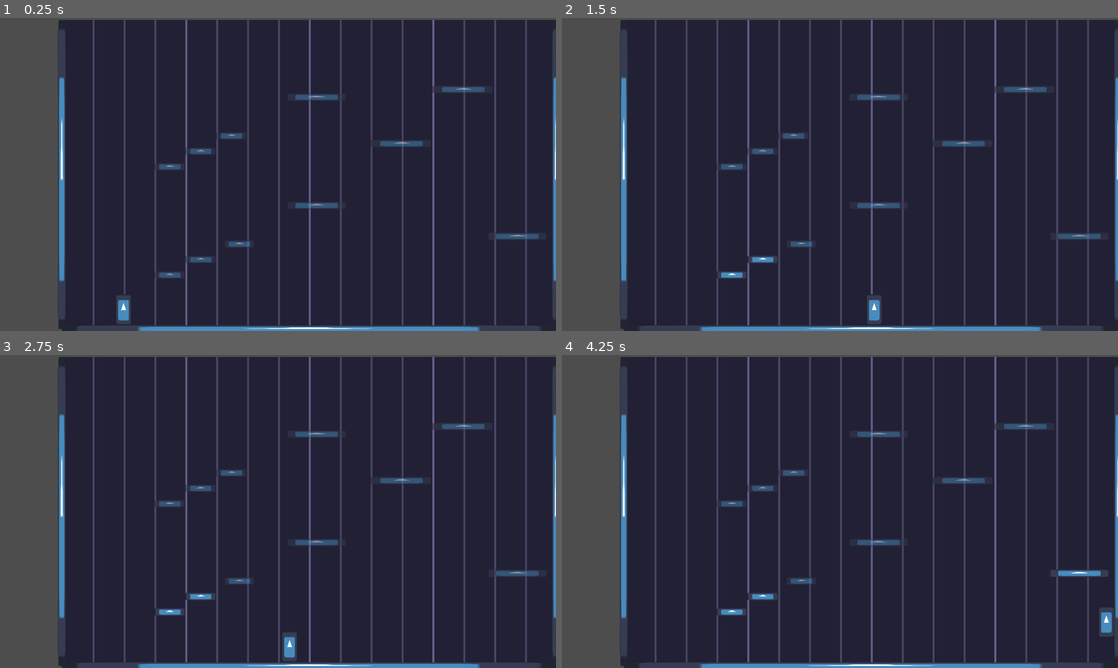
Above: before the commit, frames 1-4 (two rows, left to right).
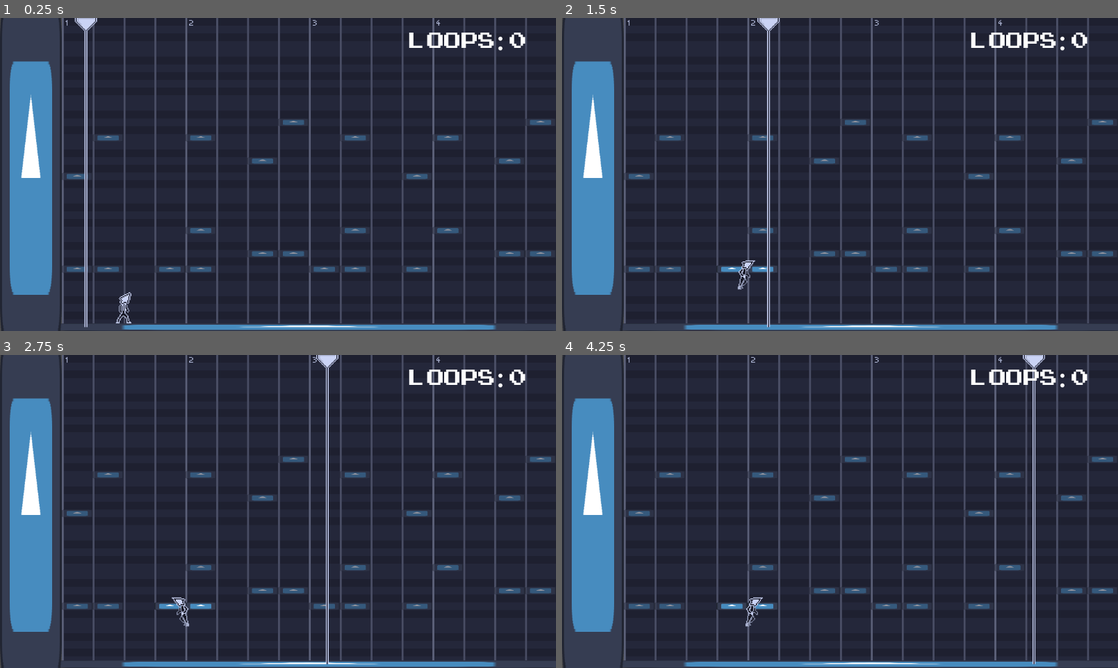
Above: after the commit, the same moments.

Repository: Shock9616/Midi-Madness
Game: Godot game, scene res://scenes/game.tscn
Two runs of this game, one before a commit and one after it. Both use one fixed random seed, a clock stepped at 60 frames per second and the inputs below. The engine's default icon, where the game draws it, is replaced by a stand-in: a white triangle on a blue panel in a dark square.
Inputs:
- Up to frame 1 (0.25 s): no input
- Up to frame 2 (1.5 s): hold D (move_right) from 0.53 s (still down); tap Space (jump) at 0.77 s
- Up to frame 3 (2.75 s): tap Space (jump) at 1.52 s; release D (move_right) at 2.03 s; hold A (move_left) from 2.03 s (still down)
- Up to frame 4 (4.25 s): release A (move_left) at 2.78 s; hold D (move_right) from 2.78 s (still down); tap Space (jump) at 3.02, 3.77 s

The runs differ from the first frame. In frame 1, 13% of the frame differs, in the area x 0-100%, y 0-100%; in frame 2, 13%; in frame 3, 13%; in frame 4, 14%.

Commit message:
Add note playing/animations/etc.

Diff:
--- /dev/null
+++ b/Assets/Shaders/CRT.gdshader
@@ -0,0 +1,31 @@
+shader_type canvas_item;
+uniform sampler2D ST : hint_screen_texture, filter_linear_mipmap_anisotropic;
+uniform vec4 scanline_color : source_color = vec4(0, 0, 0, 1);
+uniform vec4 flicker_color : source_color = vec4(0, 0, 0, 1);
+uniform float scanlines_count = 10.0;
+uniform float scanlines_intensity = 0.05;
+uniform float flicker_speed = 30.0;
+uniform float flicker_intensity : hint_range(0.0, 1.0, 0.001) = 0.025;
+uniform float color_offset = 1.5;
+uniform float blur = 0.15;
+
+void fragment() {
+	vec2 pixel_size = 1.0 / vec2(textureSize(ST, 0));
+	float offset = color_offset * pixel_size.x;
+
+	// chromatic aberration
+	float channel_r = textureLod(ST, SCREEN_UV + vec2(offset, 0.0), blur).r;
+	float channel_g = textureLod(ST, SCREEN_UV, blur).g;
+	float channel_b = textureLod(ST, SCREEN_UV + vec2(-offset, 0.0), blur).b;
+	vec4 aberrate = vec4(channel_r, channel_g, channel_b, 1.0);
+
+	// scanline flicker
+	float mix_value = sin((UV.y - (TIME * flicker_speed)) * 10.0) * flicker_intensity;
+	vec4 flicker = mix(aberrate, flicker_color, mix_value);
+
+	// scanlines
+	float scanlines = sin(FRAGCOORD.y * scanlines_count) * scanlines_intensity;
+	vec4 final = mix(flicker, scanline_color, scanlines);
+
+	COLOR = final;
+}
--- /dev/null
+++ b/scenes/Playhead.tscn
@@ -0,0 +1,18 @@
+[gd_scene load_steps=3 format=3 uid="uid://dpd2gaib5145o"]
+
+[ext_resource type="Texture2D" uid="uid://dd6wa2qecus28" path="res://Assets/Sprites/Playhead.png" id="1_b8e1q"]
+
+[sub_resource type="RectangleShape2D" id="RectangleShape2D_mecu3"]
+size = Vector2(16, 320)
+
+[node name="Playhead" type="Node2D"]
+texture_filter = 1
+
+[node name="PlayheadArea" type="Area2D" parent="."]
+
+[node name="PlayheadAreaCollision" type="CollisionShape2D" parent="PlayheadArea"]
+scale = Vector2(0.19, 1)
+shape = SubResource("RectangleShape2D_mecu3")
+
+[node name="PlayheadSprite" type="Sprite2D" parent="."]
+texture = ExtResource("1_b8e1q")
--- a/scenes/game.tscn
+++ b/scenes/game.tscn
@@ -1,84 +1,180 @@
-[gd_scene load_steps=5 format=3 uid="uid://deu5lme6rmsoi"]
+[gd_scene load_steps=12 format=3 uid="uid://deu5lme6rmsoi"]
 
 [ext_resource type="PackedScene" uid="uid://cl48p7tu2qr2b" path="res://Scenes/Wall.tscn" id="1_qbsmt"]
 [ext_resource type="PackedScene" uid="uid://17af5v3kbeu3" path="res://Scenes/Player.tscn" id="2_cpr0p"]
+[ext_resource type="Script" uid="uid://dko2fvcj6sq8a" path="res://Scripts/PlatformsCheck.gd" id="2_fgofq"]
 [ext_resource type="PackedScene" uid="uid://15wcao4csrbm" path="res://Scenes/Platform.tscn" id="2_kldst"]
-[ext_resource type="Texture2D" uid="uid://dsmiyq3nbphgs" path="res://Assets/PlaceholderBackground.png" id="3_j5yw3"]
+[ext_resource type="Texture2D" uid="uid://bm8crv1njjrrr" path="res://Assets/Sprites/Background.png" id="4_bf53h"]
+[ext_resource type="Texture2D" uid="uid://tv0vxqsidfhj" path="res://icon.svg" id="5_b2bpf"]
+[ext_resource type="PackedScene" uid="uid://dpd2gaib5145o" path="res://Scenes/Playhead.tscn" id="5_bf53h"]
+[ext_resource type="Shader" uid="uid://cm24keymq487c" path="res://Assets/Shaders/CRT.gdshader" id="6_7lihs"]
+[ext_resource type="Script" uid="uid://dygrucinlde21" path="res://Scripts/Playhead.gd" id="6_71axn"]
+[ext_resource type="FontFile" uid="uid://decuku0engys5" path="res://Assets/Fonts/ARCADECLASSIC.TTF" id="9_71axn"]
 
-[node name="Root" type="Node2D"]
+[sub_resource type="ShaderMaterial" id="ShaderMaterial_fgofq"]
+shader = ExtResource("6_7lihs")
+shader_parameter/scanline_color = Color(0, 0, 0, 1)
+shader_parameter/flicker_color = Color(0, 0, 0, 1)
+shader_parameter/scanlines_count = 10.0
+shader_parameter/scanlines_intensity = 0.05
+shader_parameter/flicker_speed = 30.0
+shader_parameter/flicker_intensity = 0.025
+shader_parameter/color_offset = 1.5
+shader_parameter/blur = 0.15
+
+[node name="Stage 1" type="Node2D"]
 texture_filter = 1
 
 [node name="Room" type="Node" parent="."]
 
 [node name="Floor" parent="Room" instance=ExtResource("1_qbsmt")]
 position = Vector2(320, 320)
-scale = Vector2(64, 1)
+scale = Vector2(70, 1)
 
-[node name="LeftWall" parent="Room" instance=ExtResource("1_qbsmt")]
-position = Vector2(64, 160)
-scale = Vector2(1, 40)
-
-[node name="RightWall" parent="Room" instance=ExtResource("1_qbsmt")]
-position = Vector2(576, 160)
-scale = Vector2(1, 40)
+[node name="Background" type="Sprite2D" parent="."]
+position = Vector2(320, 160)
+texture = ExtResource("4_bf53h")
 
 [node name="Platforms" type="Node" parent="."]
+script = ExtResource("2_fgofq")
 
 [node name="Platform" parent="Platforms" instance=ExtResource("2_kldst")]
-position = Vector2(176, 264)
+position = Vector2(64, 256)
 scale = Vector2(4, 1)
 
 [node name="Platform2" parent="Platforms" instance=ExtResource("2_kldst")]
-position = Vector2(328, 192)
-scale = Vector2(8, 1)
-
-[node name="Platform3" parent="Platforms" instance=ExtResource("2_kldst")]
-position = Vector2(880, 528)
-scale = Vector2(16, 1)
+position = Vector2(416, 256)
+scale = Vector2(4, 1)
 
 [node name="Platform4" parent="Platforms" instance=ExtResource("2_kldst")]
-position = Vector2(208, 248)
+position = Vector2(96, 256)
 scale = Vector2(4, 1)
 
 [node name="Platform5" parent="Platforms" instance=ExtResource("2_kldst")]
-position = Vector2(248, 232)
+position = Vector2(160, 256)
 scale = Vector2(4, 1)
 
 [node name="Platform6" parent="Platforms" instance=ExtResource("2_kldst")]
-position = Vector2(176, 152)
+position = Vector2(192, 216)
 scale = Vector2(4, 1)
 
 [node name="Platform7" parent="Platforms" instance=ExtResource("2_kldst")]
-position = Vector2(208, 136)
+position = Vector2(512, 240)
 scale = Vector2(4, 1)
 
 [node name="Platform8" parent="Platforms" instance=ExtResource("2_kldst")]
-position = Vector2(240, 120)
+position = Vector2(448, 216)
 scale = Vector2(4, 1)
 
 [node name="Platform9" parent="Platforms" instance=ExtResource("2_kldst")]
-position = Vector2(328, 80)
-scale = Vector2(8, 1)
+position = Vector2(544, 240)
+scale = Vector2(4, 1)
 
 [node name="Platform10" parent="Platforms" instance=ExtResource("2_kldst")]
-position = Vector2(416, 128)
-scale = Vector2(8, 1)
+position = Vector2(320, 256)
+scale = Vector2(4, 1)
 
 [node name="Platform11" parent="Platforms" instance=ExtResource("2_kldst")]
-position = Vector2(480, 72)
-scale = Vector2(8, 1)
+position = Vector2(352, 216)
+scale = Vector2(4, 1)
 
 [node name="Platform12" parent="Platforms" instance=ExtResource("2_kldst")]
-position = Vector2(536, 224)
-scale = Vector2(8, 1)
+position = Vector2(256, 240)
+scale = Vector2(4, 1)
 
-[node name="PlaceholderBackground" type="Sprite2D" parent="."]
-position = Vector2(320, 160)
-texture = ExtResource("3_j5yw3")
+[node name="Platform13" parent="Platforms" instance=ExtResource("2_kldst")]
+position = Vector2(288, 240)
+scale = Vector2(4, 1)
+
+[node name="Platform3" parent="Platforms" instance=ExtResource("2_kldst")]
+position = Vector2(64, 160)
+scale = Vector2(4, 1)
+
+[node name="Platform14" parent="Platforms" instance=ExtResource("2_kldst")]
+position = Vector2(416, 160)
+scale = Vector2(4, 1)
+
+[node name="Platform15" parent="Platforms" instance=ExtResource("2_kldst")]
+position = Vector2(96, 120)
+scale = Vector2(4, 1)
+
+[node name="Platform16" parent="Platforms" instance=ExtResource("2_kldst")]
+position = Vector2(192, 256)
+scale = Vector2(4, 1)
+
+[node name="Platform17" parent="Platforms" instance=ExtResource("2_kldst")]
+position = Vector2(192, 120)
+scale = Vector2(4, 1)
+
+[node name="Platform18" parent="Platforms" instance=ExtResource("2_kldst")]
+position = Vector2(512, 144)
+scale = Vector2(4, 1)
+
+[node name="Platform19" parent="Platforms" instance=ExtResource("2_kldst")]
+position = Vector2(448, 120)
+scale = Vector2(4, 1)
+
+[node name="Platform20" parent="Platforms" instance=ExtResource("2_kldst")]
+position = Vector2(544, 104)
+scale = Vector2(4, 1)
+
+[node name="Platform21" parent="Platforms" instance=ExtResource("2_kldst")]
+position = Vector2(352, 256)
+scale = Vector2(4, 1)
+
+[node name="Platform22" parent="Platforms" instance=ExtResource("2_kldst")]
+position = Vector2(352, 120)
+scale = Vector2(4, 1)
+
+[node name="Platform23" parent="Platforms" instance=ExtResource("2_kldst")]
+position = Vector2(256, 144)
+scale = Vector2(4, 1)
+
+[node name="Platform24" parent="Platforms" instance=ExtResource("2_kldst")]
+position = Vector2(288, 104)
+scale = Vector2(4, 1)
+
+[node name="Playhead" parent="." instance=ExtResource("5_bf53h")]
+z_index = 2
+position = Vector2(64, 160)
+script = ExtResource("6_71axn")
 
 [node name="Player" parent="." instance=ExtResource("2_cpr0p")]
+z_index = 100
 position = Vector2(128, 280)
 
+[node name="Sprite2D" type="Sprite2D" parent="."]
+z_index = 101
+position = Vector2(32, 160)
+scale = Vector2(0.5, 2.875)
+texture = ExtResource("5_b2bpf")
+
+[node name="UI" type="CanvasLayer" parent="."]
+
+[node name="ScoreCounter" type="Label" parent="UI"]
+unique_name_in_owner = true
+texture_filter = 1
+offset_left = 850.0
+offset_top = 14.0
+offset_right = 1087.0
+offset_bottom = 81.0
+theme_override_fonts/font = ExtResource("9_71axn")
+theme_override_font_sizes/font_size = 64
+text = "Loops: 0"
+
+[node name="CRTShader" type="CanvasLayer" parent="."]
+visible = false
+
+[node name="ColorRect" type="ColorRect" parent="CRTShader"]
+material = SubResource("ShaderMaterial_fgofq")
+anchors_preset = 15
+anchor_right = 1.0
+anchor_bottom = 1.0
+grow_horizontal = 2
+grow_vertical = 2
+
 [node name="GameCamera" type="Camera2D" parent="."]
-position = Vector2(288, 160)
+position = Vector2(288, 162)
 zoom = Vector2(2, 2)
+position_smoothing_enabled = true
+position_smoothing_speed = 10.0
--- a/scenes/platform.tscn
+++ b/scenes/platform.tscn
@@ -1,7 +1,8 @@
-[gd_scene load_steps=5 format=3 uid="uid://15wcao4csrbm"]
+[gd_scene load_steps=6 format=3 uid="uid://15wcao4csrbm"]
 
 [ext_resource type="Script" uid="uid://c5m5u7hv3nj3j" path="res://Scripts/Platform.gd" id="1_8n7cf"]
 [ext_resource type="Texture2D" uid="uid://tv0vxqsidfhj" path="res://icon.svg" id="1_mi635"]
+[ext_resource type="AudioStream" uid="uid://cgb3il83vncfp" path="res://Assets/Samples/EPiano_C1.mp3" id="3_kti7u"]
 
 [sub_resource type="RectangleShape2D" id="RectangleShape2D_s8bxr"]
 size = Vector2(8, 8)
@@ -13,15 +14,22 @@
 script = ExtResource("1_8n7cf")
 
 [node name="PlatformSprite" type="Sprite2D" parent="."]
-position = Vector2(0, 2.08616e-07)
+position = Vector2(4, 4)
 scale = Vector2(0.0625, 0.0625)
 texture = ExtResource("1_mi635")
 
 [node name="Collision" type="CollisionShape2D" parent="."]
+position = Vector2(4, 4)
 shape = SubResource("RectangleShape2D_s8bxr")
 disabled = true
 
 [node name="ActivationDetector" type="Area2D" parent="."]
+position = Vector2(4, 4)
 
 [node name="ActivationCollision" type="CollisionShape2D" parent="ActivationDetector"]
 shape = SubResource("RectangleShape2D_pquxj")
+
+[node name="NotePlayer" type="AudioStreamPlayer" parent="."]
+stream = ExtResource("3_kti7u")
+volume_db = -20.0
+pitch_scale = 2.0
--- a/scenes/player.tscn
+++ b/scenes/player.tscn
@@ -1,21 +1,111 @@
-[gd_scene load_steps=4 format=3 uid="uid://17af5v3kbeu3"]
+[gd_scene load_steps=17 format=3 uid="uid://17af5v3kbeu3"]
 
-[ext_resource type="Script" uid="uid://7jopmier2fvn" path="res://Scripts/player/Player.gd" id="1_onrkg"]
-[ext_resource type="Texture2D" uid="uid://tv0vxqsidfhj" path="res://icon.svg" id="2_i3pqv"]
+[ext_resource type="Script" uid="uid://7jopmier2fvn" path="res://Scripts/Player/Player.gd" id="1_onrkg"]
+[ext_resource type="Texture2D" uid="uid://ckghffg5n4fqx" path="res://Assets/Sprites/Player/PlayerIdle.png" id="2_kyqiw"]
+[ext_resource type="Texture2D" uid="uid://b8n7puxqyfao1" path="res://Assets/Sprites/Player/PlayerRun.png" id="3_gntrk"]
 
 [sub_resource type="RectangleShape2D" id="RectangleShape2D_sh265"]
+size = Vector2(16, 31)
+
+[sub_resource type="AtlasTexture" id="AtlasTexture_gntrk"]
+atlas = ExtResource("2_kyqiw")
+region = Rect2(0, 0, 32, 32)
+
+[sub_resource type="AtlasTexture" id="AtlasTexture_dewec"]
+atlas = ExtResource("2_kyqiw")
+region = Rect2(32, 0, 32, 32)
+
+[sub_resource type="AtlasTexture" id="AtlasTexture_5ixxa"]
+atlas = ExtResource("3_gntrk")
+region = Rect2(0, 0, 32, 32)
+
+[sub_resource type="AtlasTexture" id="AtlasTexture_nn08x"]
+atlas = ExtResource("3_gntrk")
+region = Rect2(32, 0, 32, 32)
+
+[sub_resource type="AtlasTexture" id="AtlasTexture_52ee3"]
+atlas = ExtResource("3_gntrk")
+region = Rect2(64, 0, 32, 32)
+
+[sub_resource type="AtlasTexture" id="AtlasTexture_bhhdu"]
+atlas = ExtResource("3_gntrk")
+region = Rect2(96, 0, 32, 32)
+
+[sub_resource type="AtlasTexture" id="AtlasTexture_megsn"]
+atlas = ExtResource("3_gntrk")
+region = Rect2(128, 0, 32, 32)
+
+[sub_resource type="AtlasTexture" id="AtlasTexture_yoq75"]
+atlas = ExtResource("3_gntrk")
+region = Rect2(160, 0, 32, 32)
+
+[sub_resource type="AtlasTexture" id="AtlasTexture_ksbbd"]
+atlas = ExtResource("3_gntrk")
+region = Rect2(192, 0, 32, 32)
+
+[sub_resource type="AtlasTexture" id="AtlasTexture_glx4g"]
+atlas = ExtResource("3_gntrk")
+region = Rect2(224, 0, 32, 32)
+
+[sub_resource type="SpriteFrames" id="SpriteFrames_5ixxa"]
+animations = [{
+"frames": [{
+"duration": 1.0,
+"texture": SubResource("AtlasTexture_gntrk")
+}, {
+"duration": 1.0,
+"texture": SubResource("AtlasTexture_dewec")
+}],
+"loop": true,
+"name": &"idle",
+"speed": 1.0
+}, {
+"frames": [{
+"duration": 1.0,
+"texture": SubResource("AtlasTexture_5ixxa")
+}, {
+"duration": 1.0,
+"texture": SubResource("AtlasTexture_nn08x")
+}, {
+"duration": 1.0,
+"texture": SubResource("AtlasTexture_52ee3")
+}, {
+"duration": 1.0,
+"texture": SubResource("AtlasTexture_bhhdu")
+}, {
+"duration": 1.0,
+"texture": SubResource("AtlasTexture_megsn")
+}, {
+"duration": 1.0,
+"texture": SubResource("AtlasTexture_yoq75")
+}, {
+"duration": 1.0,
+"texture": SubResource("AtlasTexture_ksbbd")
+}, {
+"duration": 1.0,
+"texture": SubResource("AtlasTexture_glx4g")
+}],
+"loop": true,
+"name": &"run",
+"speed": 15.0
+}]
+
+[sub_resource type="RectangleShape2D" id="RectangleShape2D_kyqiw"]
 size = Vector2(16, 32)
 
 [node name="Player" type="CharacterBody2D"]
+texture_filter = 1
 script = ExtResource("1_onrkg")
 
 [node name="PlayerCollision" type="CollisionShape2D" parent="."]
+visible = false
+position = Vector2(0, 0.5)
 shape = SubResource("RectangleShape2D_sh265")
 
-[node name="PlayerSprite" type="Sprite2D" parent="."]
-position = Vector2(-4.76837e-07, 0)
-scale = Vector2(0.125, 0.25)
-texture = ExtResource("2_i3pqv")
+[node name="PlayerSprite" type="AnimatedSprite2D" parent="."]
+position = Vector2(1, 0)
+sprite_frames = SubResource("SpriteFrames_5ixxa")
+animation = &"run"
 
 [node name="CoyoteTimer" type="Timer" parent="."]
 wait_time = 0.1
@@ -24,3 +114,9 @@
 [node name="JumpBufferTimer" type="Timer" parent="."]
 wait_time = 0.33
 one_shot = true
+
+[node name="DeathDetection" type="Area2D" parent="."]
+visible = false
+
+[node name="DeathDetectionCollision" type="CollisionShape2D" parent="DeathDetection"]
+shape = SubResource("RectangleShape2D_kyqiw")
--- a/scripts/Platform.gd
+++ b/scripts/Platform.gd
@@ -3,15 +3,22 @@
 
 # ----- Constants -----
 # ----- Variables -----
+var body_just_collided := false
 
 # ----- Node References -----
 @onready var activation_detector := $ActivationDetector
 @onready var collision := $Collision
 @onready var sprite := $PlatformSprite
+@onready var note_player := $NotePlayer
 
 # Called when the node enters the scene tree for the first time.
 func _ready() -> void:
-	activation_detector.connect("body_entered", activate_platform, CONNECT_ONE_SHOT)
+	activation_detector.connect("body_entered", activate_platform)
+	activation_detector.connect("area_entered", play_note)
+	activation_detector.connect("area_exited", stop_note)
+
+	var semitone_step = -round((self.position.y - 312) / 8.0)
+	note_player.pitch_scale = pow(2.0, semitone_step / 12.0)
 
 
 # Called every frame. 'delta' is the elapsed time since the previous frame.
@@ -22,5 +29,14 @@
 		sprite.modulate.a = 1.0
 
 func activate_platform(body: PhysicsBody2D) -> void:
-	if body.name == "Player":
+	if body.name == "Player" && body.position.y > self.position.y:
 		collision.set_deferred("disabled", false)
+
+
+func play_note(area: Area2D) -> void:
+	if area.name == "PlayheadArea" && collision.disabled == false:
+		note_player.play()
+
+func stop_note(area: Area2D) -> void:
+	if area.name == "PlayheadArea":
+		note_player.stop()
--- /dev/null
+++ b/scripts/PlatformsCheck.gd
@@ -0,0 +1,13 @@
+extends Node
+
+@onready var children := self.get_children()
+
+func _process(delta: float) -> void:
+	var activated := 0
+
+	for child in children:
+		if child.collision.disabled == false:
+			activated += 1
+
+	if activated == len(children) - 1:
+		print("All platforms active!")
--- /dev/null
+++ b/scripts/Playhead.gd
@@ -0,0 +1,14 @@
+extends Node2D
+
+var SPEED := 100
+var loops := 0
+@onready var score_counter := %ScoreCounter
+
+func _process(delta: float) -> void:
+	self.position.x += SPEED * delta
+
+	if self.position.x > 576:
+		self.position.x = 64
+		loops += 1
+
+	score_counter.text = "Loops: " + str(loops)
--- a/scripts/player/player.gd
+++ b/scripts/player/player.gd
@@ -13,10 +13,12 @@
 @onready var sprite := $PlayerSprite
 @onready var coyote_timer := $CoyoteTimer
 @onready var jump_buffer_timer := $JumpBufferTimer
+@onready var death_detection := $DeathDetection
 
 func _ready() -> void:
 	change_state(IdleState.new())
 	jump_buffer_timer.timeout.connect(_on_jump_buffer_timeout)
+	#death_detection.connect("area_entered", die)
 
 func _physics_process(delta: float) -> void:
 	# Mirror sprite if facing left
@@ -30,6 +32,13 @@
 		velocity += get_gravity() * delta
 	current_state.physics_process(self, delta)
 
+	# Loop to the other side of the screen when going outside the play area
+	if self.position.x > 584:
+		self.position.x = 56
+
+	if self.position.x < 56:
+		self.position.x = 584
+
 func change_state(new_state: PlayerState) -> void:
 	if current_state:
 		current_state.exit(self)
@@ -39,3 +48,7 @@
 
 func _on_jump_buffer_timeout() -> void:
 	jump_was_buffered = false
+
+func die(area: Area2D) -> void:
+	if area.name == "PlayheadArea":
+		change_state(DieState.new())
--- /dev/null
+++ b/scripts/player/states/DieState.gd
@@ -0,0 +1,12 @@
+extends PlayerState
+class_name DieState
+
+func enter(player: CharacterBody2D) -> void:
+	#player.sprite.play("idle")
+	pass
+
+func exit(player: CharacterBody2D) -> void:
+	player.sprite.stop()
+
+func physics_process(player: CharacterBody2D, delta: float) -> void:
+	pass
--- a/scripts/player/states/FallState.gd
+++ b/scripts/player/states/FallState.gd
@@ -6,8 +6,7 @@
 	pass
 
 func exit(player: CharacterBody2D) -> void:
-	#player.sprite.stop()
-	pass
+	player.sprite.stop()
 
 func physics_process(player: CharacterBody2D, delta: float) -> void:
 	player.direction = Input.get_axis("move_left", "move_right")
--- a/scripts/player/states/IdleState.gd
+++ b/scripts/player/states/IdleState.gd
@@ -2,12 +2,10 @@
 class_name IdleState
 
 func enter(player: CharacterBody2D) -> void:
-	#player.sprite.play("idle")
-	pass
+	player.sprite.play("idle")
 
 func exit(player: CharacterBody2D) -> void:
-	#player.sprite.stop()
-	pass
+	player.sprite.stop()
 
 func physics_process(player: CharacterBody2D, delta: float) -> void:
 	# Run
--- a/scripts/player/states/JumpState.gd
+++ b/scripts/player/states/JumpState.gd
@@ -6,8 +6,7 @@
 	player.velocity.y = player.JUMP_VELOCITY
 
 func exit(player: CharacterBody2D) -> void:
-	#player.sprite.stop()
-	pass
+	player.sprite.stop()
 
 func physics_process(player: CharacterBody2D, delta: float) -> void:
 	player.direction = Input.get_axis("move_left", "move_right")
--- a/scripts/player/states/RunState.gd
+++ b/scripts/player/states/RunState.gd
@@ -2,12 +2,10 @@
 class_name RunState
 
 func enter(player: CharacterBody2D) -> void:
-	#player.sprite.play("idle")
-	pass
+	player.sprite.play("run")
 
 func exit(player: CharacterBody2D) -> void:
-	#player.sprite.stop()
-	pass
+	player.sprite.stop()
 
 func physics_process(player: CharacterBody2D, delta: float) -> void:
 	player.direction = Input.get_axis("move_left", "move_right")
Binary file added: Assets/Fonts/ARCADECLASSIC.TTF
Not shown, added: Assets/Fonts/ARCADECLASSIC.TTF.import
Binary file added: Assets/Fonts/PixelatedEleganceRegular-ovyAA.ttf
Not shown, added: Assets/Fonts/PixelatedEleganceRegular-ovyAA.ttf.import
Binary file removed: Assets/PlaceholderBackground.png
Not shown, added: Assets/Samples/EPiano_C1.mp3.import
Not shown, added: Assets/Samples/MetronomeClick.mp3.import
Not shown, added: Assets/Shaders/CRT.gdshader.uid
Binary file added: Assets/Sprites/Background.png
Not shown, added: Assets/Sprites/Background.png.import
Binary file added: Assets/Sprites/Player/PlayerIdle.png
Not shown, added: Assets/Sprites/Player/PlayerIdle.png.import
(and 9 more such lines)
